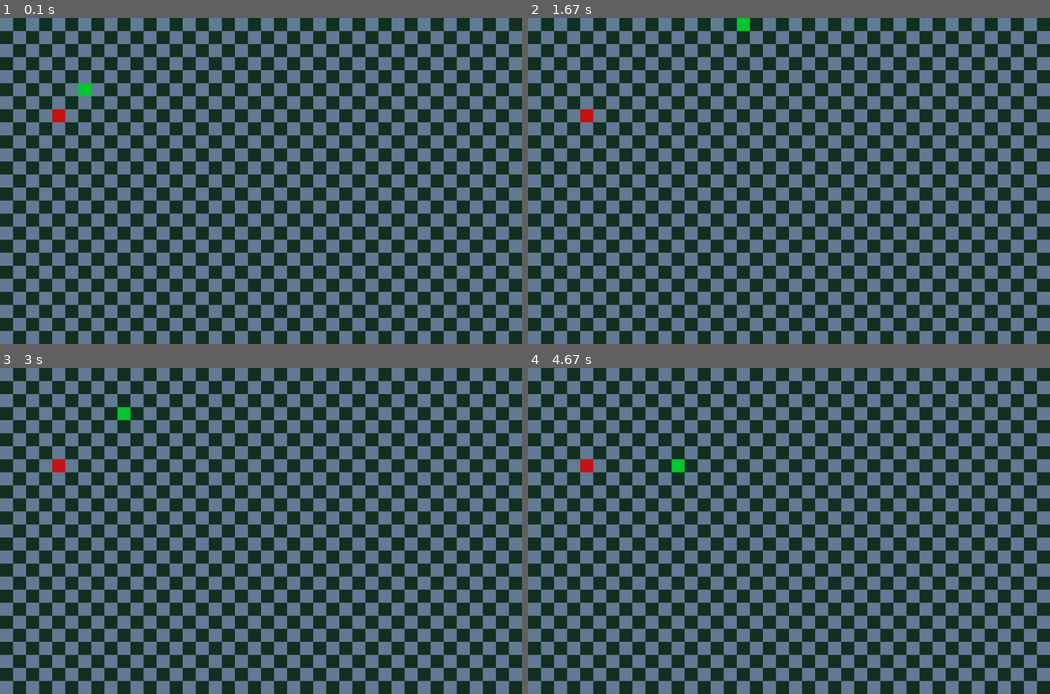
Above: before the commit, frames 1-4 (two rows, left to right).
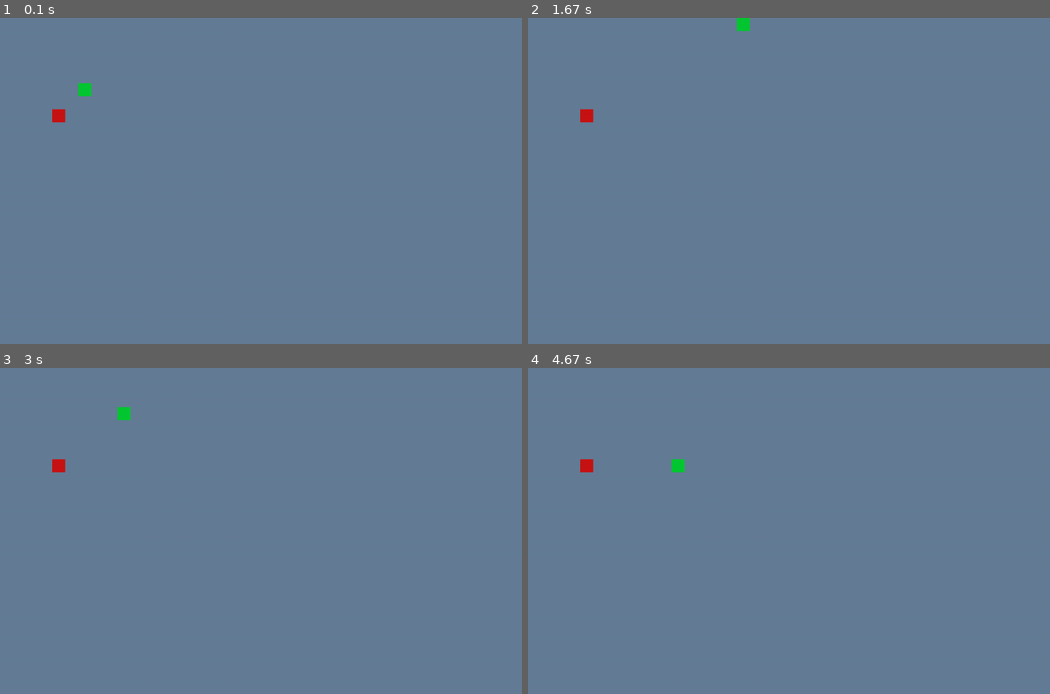
Above: after the commit, the same moments.

Repository: J-Spitzak/stuff
Game: pygame game, started from pyGames/snake.py
Same seed, same stepped clock (60 frames per second), same inputs: the game is played once before the commit and once after it.
Inputs:
- Up to frame 1 (0.1 s): no input
- Up to frame 2 (1.67 s): hold Up 0.83-1.3 s; hold Right from 1.33 s (still down)
- Up to frame 3 (3 s): release Right at 1.8 s; hold Left 1.83-2.37 s; hold Down 2.4-2.7 s; hold Left from 2.73 s (still down)
- Up to frame 4 (4.67 s): release Left at 3.13 s; hold Right 3.57-4.2 s; hold Down 4.23-4.6 s; hold Left from 4.63 s (still down)

The runs differ from the first frame. In frame 1, 52% of the frame differs, in the area x 0-100%, y 0-100%; in frame 2, 52%; in frame 3, 52%; in frame 4, 52%.

Commit message:
added colors and scoring

Diff:
--- a/pyGames/snake.py
+++ b/pyGames/snake.py
@@ -4,6 +4,8 @@
 
 
 BACKROUND_BLUE = (100,125,150)
+BACKROUND_BLACK = (0,0,0)
+BACKROUND_WHITE = (255,255,255)
 BACKROUND_GREEN = (20,50,35)
 RED = (200,20,20)
 
@@ -119,6 +121,7 @@
 
 
     def die(self):
+        print(self.length - 1)
         pg.quit()
         quit()
 
@@ -164,7 +167,7 @@
                 xx = x + STEP
             else:
                 xx = x
-            pg.draw.rect(WN,BACKROUND_GREEN,(xx,y,STEP,STEP))
+            pg.draw.rect(WN,BACKROUND_BLUE,(xx,y,STEP,STEP))
 
 
 def stuff():
